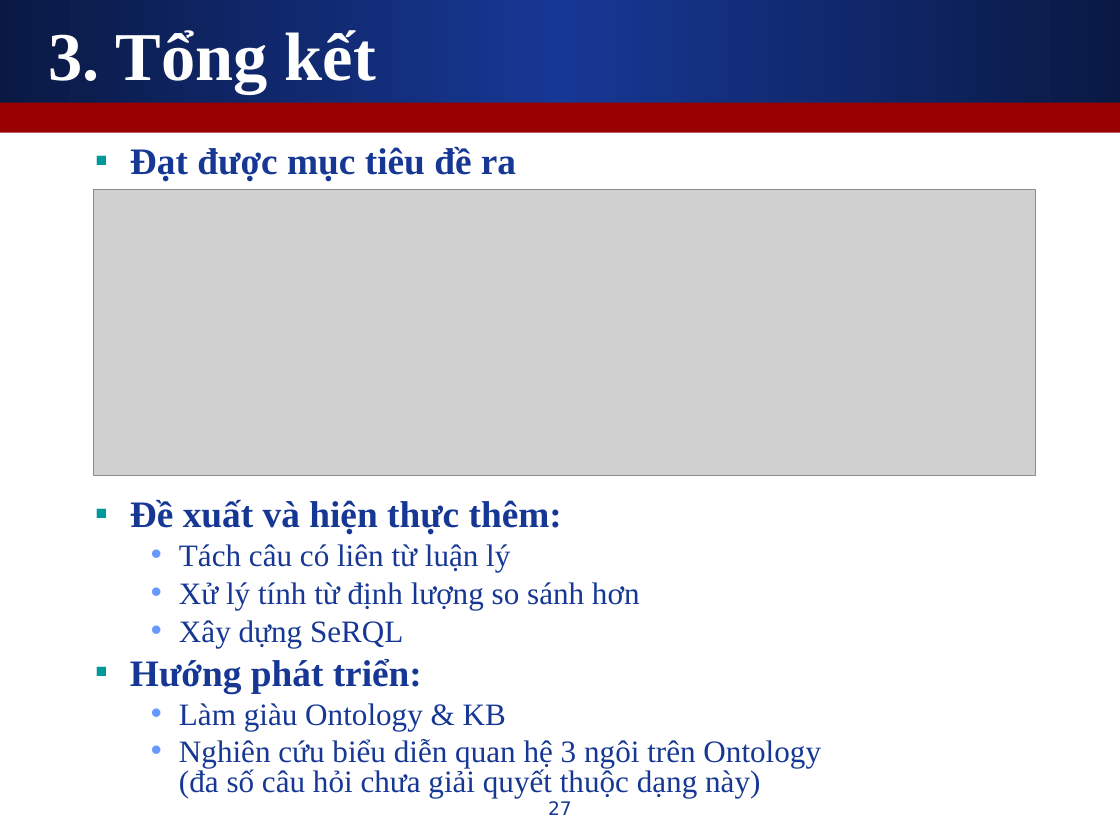
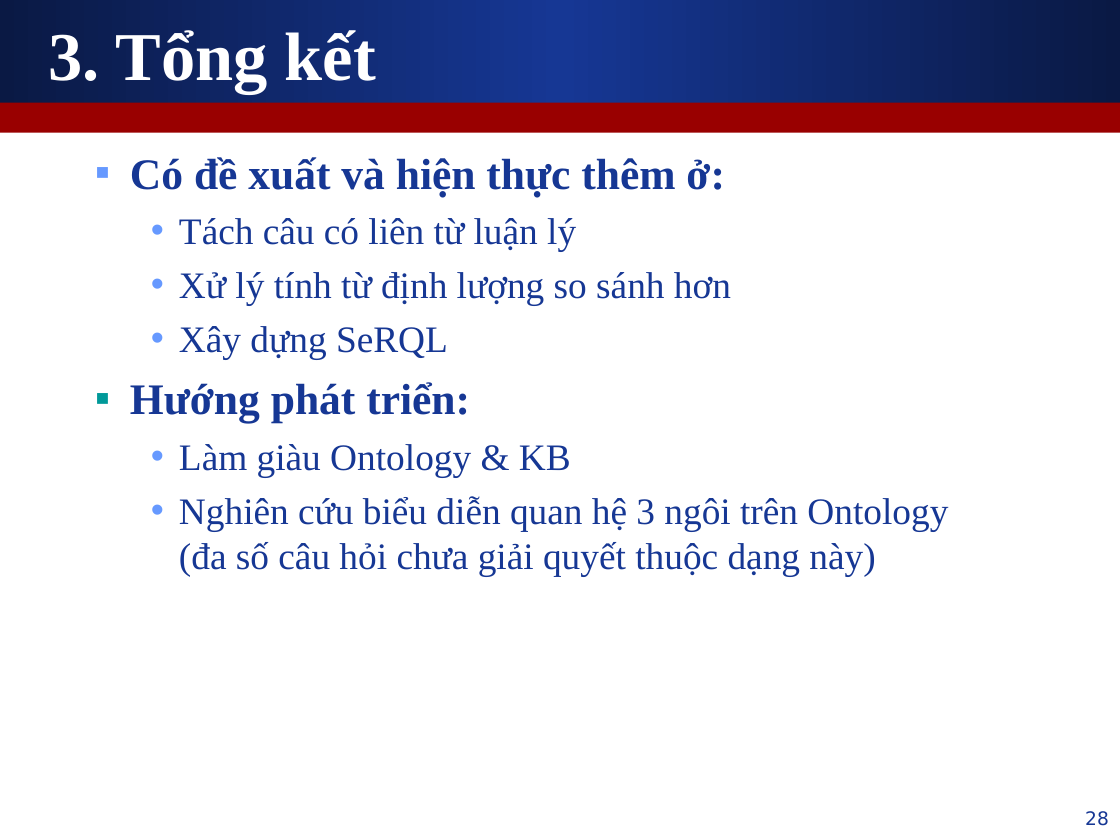
Before and after one commit to leaderwing/kt-kimres, a slide deck: slide 28 of note/Copy of [Thesis] Presentation.ppt (slide 27 before the commit). Drawn at 1120x840 pixels with LibreOffice and Linux fonts; fonts in the diff are those of the drawing; grey boxes stand for pictures. Boxes give left, top, right and bottom in pixels: in the first picture for what was removed or moved away, otherwise in the second. Text is boxed around its words. In the diff, an @@ line names an element or a change of style, - is before the commit and + after.

```diff
--- a/note/Copy of [Thesis] Presentation.ppt
+++ b/note/Copy of [Thesis] Presentation.ppt
@@ text at <box>130,157,725,197</box>: text changed; size 24 to 28 pt @@
-  ▪ Đạt được mục tiêu đề ra
-  ▪ Đề xuất và hiện thực thêm:
+  ▪ Có đề xuất và hiện thực thêm ở:
@@ picture removed at <box>93,189,1036,475</box> @@
@@ text at <box>130,218,948,576</box>: size 20 to 24 pt in "Tách câu có liên từ luận lý", "Xử lý tính từ định lượng so ...", "Xây dựng SeRQL", "Làm giàu Ontology & KB" and 1 more places; size 24 to 28 pt in "Hướng phát triển:"; line spacing 0.8 to 1; more space between paragraphs @@
@@ page number removed at <box>548,801,572,815</box> @@
-27
@@ page number added at <box>1085,811,1109,826</box>, 12 pt, text #163794 @@
+28
```
Also in this commit, not shown: 26 other slides changed, 1 slide added.
